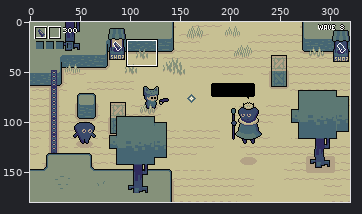
Pixel-art file -- assets/sprites/global.aseprite. Above, an overview of the earlier version with the close-up marked.
Close-up. Before:
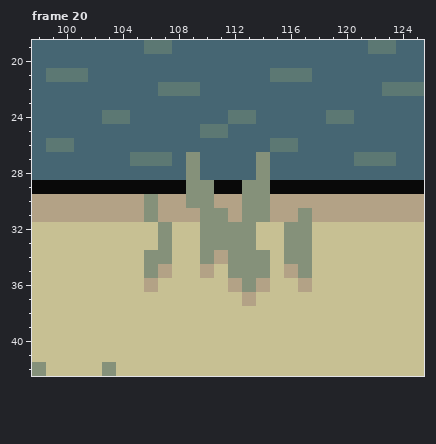
320x180 pixels, 20 frames. Shown: frame 20: x 98..125, y 19..42. The commit also changed other frames or places, which this record leaves out.
After the commit:
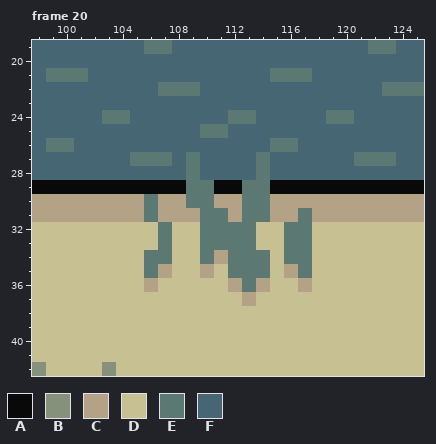
Palette (. is transparent): A #090909  B #85917a  C #b3a286  D #c7c093  E #5c7873  F #466673
Edits made:
Frame 20, layer "particles":
The edit turns colour B into colour E in rows 27 to 28 at x 109 and 114; in row 29 at x 109 to 110 and 113 to 114; in row 30 at x 106, 109 to 110 and 113 to 114; in row 31 at x 106, 110 to 111, 113 to 114 and 117; in rows 32 to 33 at x 107, 110 to 113 and 116 to 117; in row 34 at x 106 to 107, 110, 112 to 114 and 116 to 117.
The edit turns colour B into colour E in row 35 at x 106, 112 to 114 and 117; in row 36 at x 113.
Pixel boxes of the changes (left, top, right, bottom) in both close-ups:
changed: (144, 152, 312, 292)
